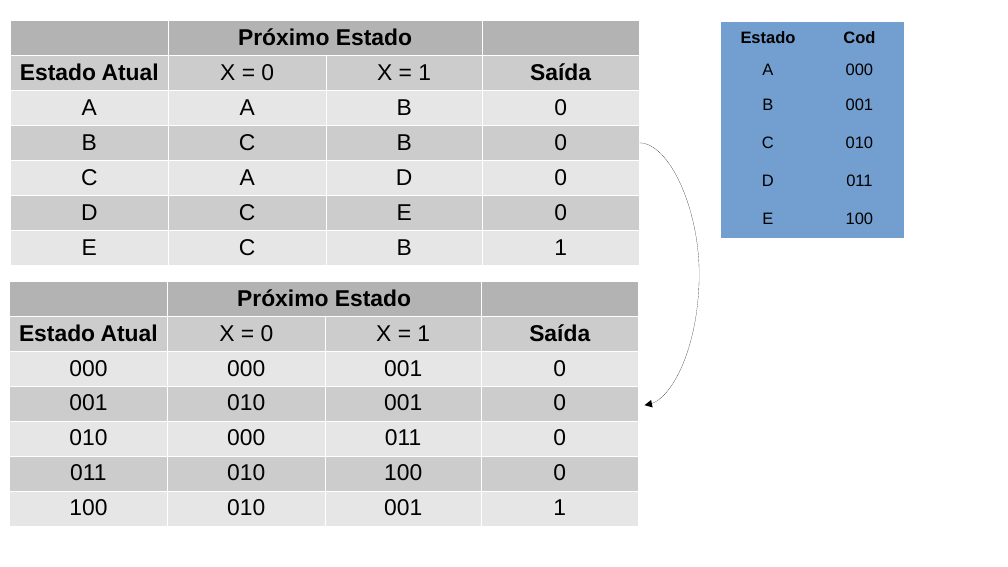
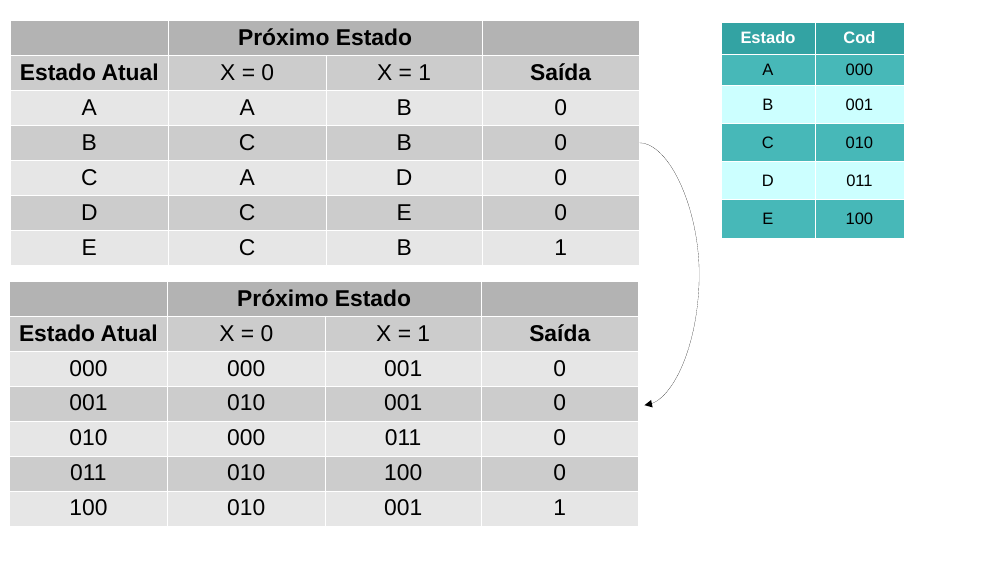
Before and after one commit to BrunoMasunaga/mef-sd, a slide deck: slide 2 of MEF em Moore.odp (slide 4 before the commit). Drawn at 1008x567 pixels with LibreOffice and Linux fonts; fonts in the diff are those of the drawing. Boxes give left, top, right and bottom in pixels: in the first picture for what was removed or moved away, otherwise in the second. Text is boxed around its words. In the diff, an @@ line names an element or a change of style, - is before the commit and + after.

```diff
--- a/MEF em Moore.odp
+++ b/MEF em Moore.odp
@@ table at [722, 22, 905, 238] @@
@@ fill #729FCF to #33A3A3 in row 1 @@
@@ fill #729FCF to #47B8B8 in 6 cells @@
@@ fill #729FCF to #CCFFFF in 4 cells @@
@@ text colour #000000 to #FFFFFF in "Estado", "Cod" @@
@@ borders changed @@
```
Also in this commit, not shown: 2 other slides changed, 2 slides removed.
